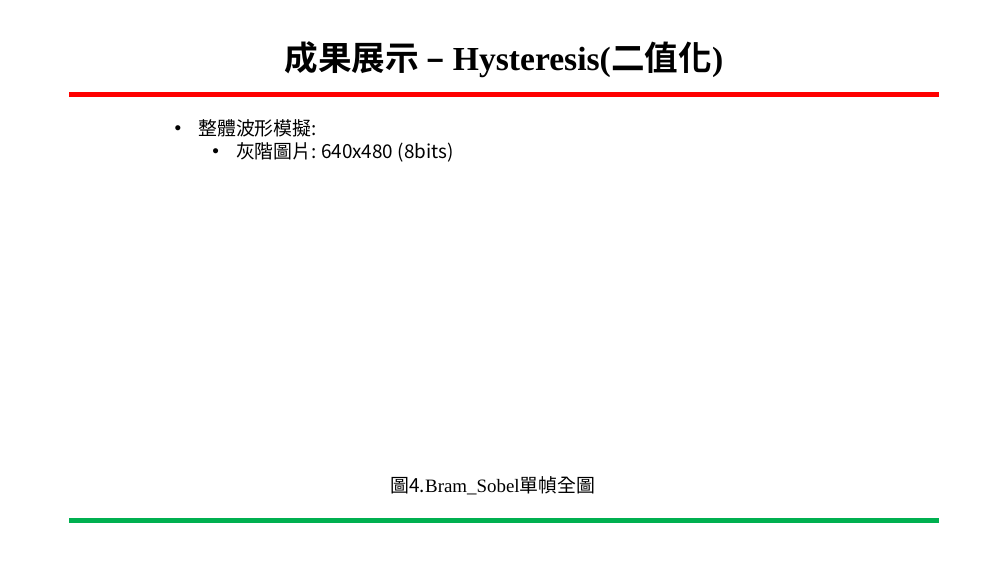
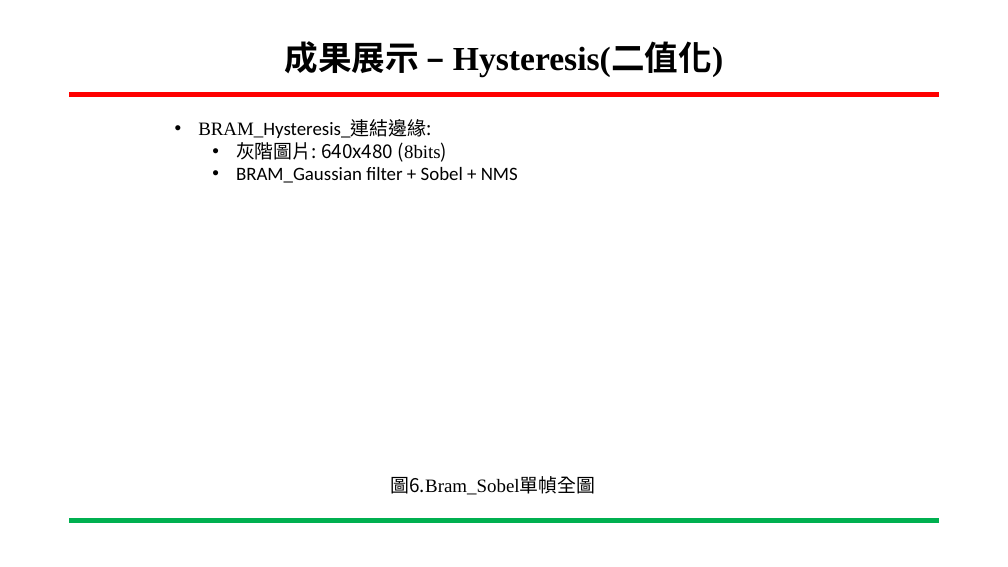
Before and after one commit to ing0331/FPGA, a slide deck: slide 33 of HW8_Canny_BRam/N06-Tutorial/專案進度報告-Canny_VGA-吳東穎-20230607.pptx (slide 32 before the commit). Drawn at 1008x567 pixels with LibreOffice and Linux fonts; fonts in the diff are those of the drawing; background and template pictures are left out. Boxes give left, top, right and bottom in pixels: in the first picture for what was removed or moved away, otherwise in the second. Text is boxed around its words. In the diff, an @@ line names an element or a change of style, - is before the commit and + after.

```diff
--- a/HW8_Canny_BRam/N06-Tutorial/專案進度報告-Canny_VGA-吳東穎-20230607.pptx
+++ b/HW8_Canny_BRam/N06-Tutorial/專案進度報告-Canny_VGA-吳東穎-20230607.pptx
@@ text at (198, 121, 431, 138): text changed; font Noto Sans CJK SC to Calibri @@
-• 整體波形模擬:
+• BRAM_Hysteresis_連結邊緣:
@@ text at (236, 142, 448, 162): font Noto Sans CJK SC to Times New Roman in "(8bits)" @@
@@ text at (236, 167, 518, 183): paragraph added @@
+  • BRAM_Gaussian filter + Sobel + NMS
@@ text at (391, 476, 596, 495): text changed @@
-圖4.Bram_Sobel單幀全圖
+圖6.Bram_Sobel單幀全圖
```
Also in this commit, not shown: 18 other slides changed, 4 slides added, 3 slides removed, 2 other files.
